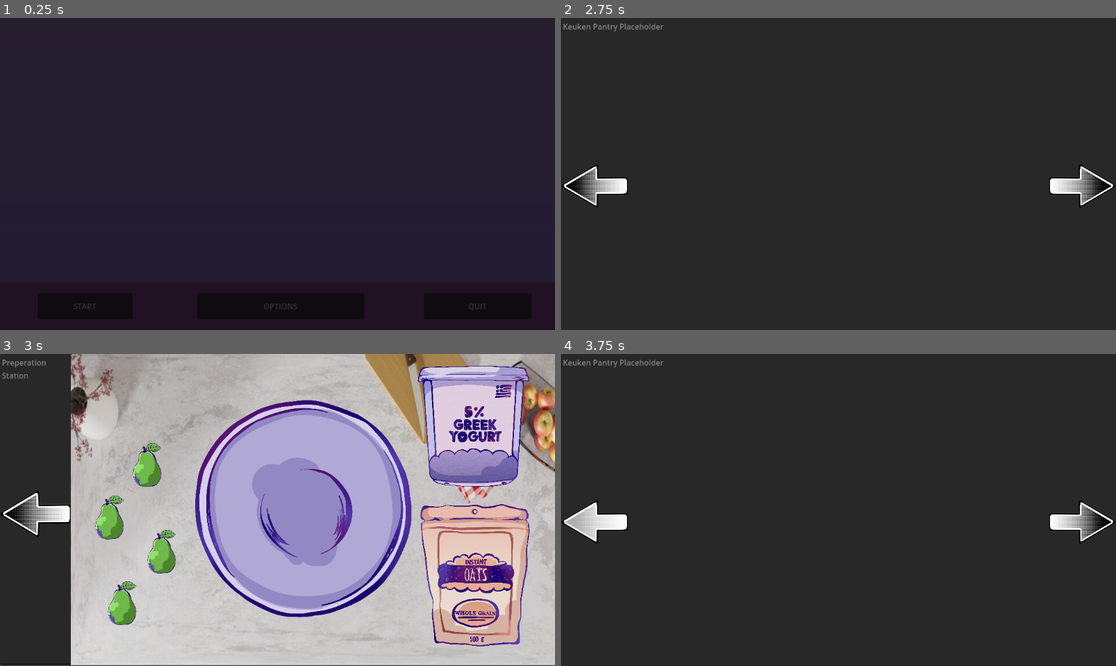
Above: before the commit, frames 1-4 (two rows, left to right).
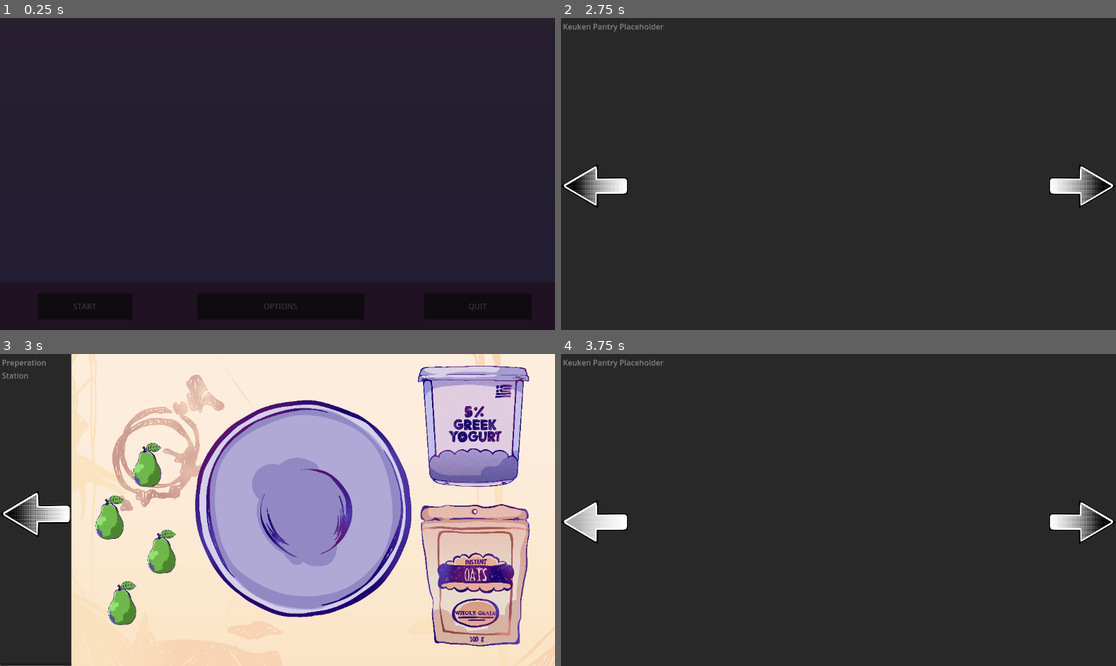
Above: after the commit, the same moments.

Repository: authenticBloodshed/gOATmeal
Game: Godot game, scene res://MainMenu.tscn
The game is run twice, just before and just after one commit, with the same random seed, the same clock (stepped at 60 frames per second) and the same inputs.
Inputs (mouse positions are in pixels of both pictures, inside the frame that each line leads up to):
- Up to frame 1 (0.25 s): no input
- Up to frame 2 (2.75 s): click "START" at 0.5 s; click "START" at 1.25 s; click "START" at 2 s
- Up to frame 3 (3 s): click (521, 522) at 2.75 s
- Up to frame 4 (3.75 s): click (594, 516) at 3.5 s

Frames 1-2 are identical in both runs. In frame 3, 50% of the frame differs, in the area x 12-100%, y 0-100%; in frame 4, nothing differs.

Commit message:
Minor hierarchy cleanup + added counter asset
cleaned up the hierarchy so it is less cluttered by making "folders" for the assets and added an asset for the countertop. This scene now no longer has any placeholder assets in it (yippeeeeee!!)

Diff:
--- a/PrepStation.tscn
+++ b/PrepStation.tscn
@@ -8,6 +8,7 @@
 [ext_resource type="Texture2D" uid="uid://dgy2dputb4r37" path="res://ArrowHover.png" id="4_bsost"]
 [ext_resource type="AudioStream" uid="uid://de83sj2no0dya" path="res://562294-colorscrimsontears-click_mRrswwXk.wav" id="5_liu57"]
 [ext_resource type="Texture2D" uid="uid://dt0f8s077qi2x" path="res://bowl1.png" id="7_jvau5"]
+[ext_resource type="Texture2D" uid="uid://bym7kwstv0l1e" path="res://Countertop.png" id="7_lob6u"]
 [ext_resource type="Texture2D" uid="uid://c0ty2sdbqng8f" path="res://yogurt.png" id="8_dmfa1"]
 [ext_resource type="PackedScene" uid="uid://dgvvcqcelxcsk" path="res://DraggableObject.tscn" id="8_fgw3y"]
 [ext_resource type="Texture2D" uid="uid://c1camwkygdip0" path="res://OatmealBowl.png" id="9_cb7cn"]
@@ -37,29 +38,25 @@
 stretch_mode = 0
 flip_h = true
 
-[node name="CounterPlaceholder" type="Sprite2D" parent="."]
-position = Vector2(649.5, 322.5)
-scale = Vector2(1.19643, 1.79722)
-texture = ExtResource("3_iwkko")
+[node name="FinalAssets" type="Node2D" parent="."]
 
-[node name="YogurtPlaceholder" type="Sprite2D" parent="."]
-visible = false
-position = Vector2(623, 322)
-scale = Vector2(0.810357, 0.774643)
-texture = ExtResource("4_21818")
+[node name="Countertop" type="Sprite2D" parent="FinalAssets"]
+position = Vector2(794, 323.562)
+scale = Vector2(0.323125, 0.324563)
+texture = ExtResource("7_lob6u")
 
-[node name="Bowl1" type="Sprite2D" parent="."]
+[node name="Bowl1" type="Sprite2D" parent="FinalAssets"]
 position = Vector2(631, 322)
 scale = Vector2(0.23075, 0.23075)
 texture = ExtResource("7_jvau5")
 
-[node name="Yogurt" type="Sprite2D" parent="."]
+[node name="Yogurt" type="Sprite2D" parent="FinalAssets"]
 visible = false
 position = Vector2(630, 324)
 scale = Vector2(0.2255, 0.2255)
 texture = ExtResource("8_dmfa1")
 
-[node name="OatmealBowl" type="Sprite2D" parent="."]
+[node name="OatmealBowl" type="Sprite2D" parent="FinalAssets"]
 visible = false
 position = Vector2(626, 326)
 scale = Vector2(0.23225, 0.23225)
@@ -80,7 +77,7 @@
 [node name="DragItem" parent="." instance=ExtResource("10_mer3u")]
 position = Vector2(982, 148)
 scale = Vector2(0.13, 0.13)
-targetPath = NodePath("../Yogurt")
+targetPath = NodePath("../FinalAssets/Yogurt")
 
 [node name="PlaceSound2" type="AudioStreamPlayer2D" parent="DragItem"]
 position = Vector2(-7553.85, -1138.46)
@@ -95,6 +92,20 @@
 [node name="DragOatmeal" parent="." instance=ExtResource("13_u64xb")]
 position = Vector2(984, 459)
 scale = Vector2(0.15, 0.15)
-targetPath = NodePath("../OatmealBowl")
+targetPath = NodePath("../FinalAssets/OatmealBowl")
+
+[node name="PlaceholderAssets" type="Node2D" parent="."]
+
+[node name="CounterPlaceholder" type="Sprite2D" parent="PlaceholderAssets"]
+visible = false
+position = Vector2(649.5, 322.5)
+scale = Vector2(1.19643, 1.79722)
+texture = ExtResource("3_iwkko")
+
+[node name="YogurtPlaceholder" type="Sprite2D" parent="PlaceholderAssets"]
+visible = false
+position = Vector2(623, 322)
+scale = Vector2(0.810357, 0.774643)
+texture = ExtResource("4_21818")
 
 [connection signal="pressed" from="TextureButton" to="." method="_on_texture_button_pressed"]
Binary file added: Countertop.png
Not shown, added: Countertop.png.import
Not shown: 1 places in PrepStation.tscn that only renumber resources
